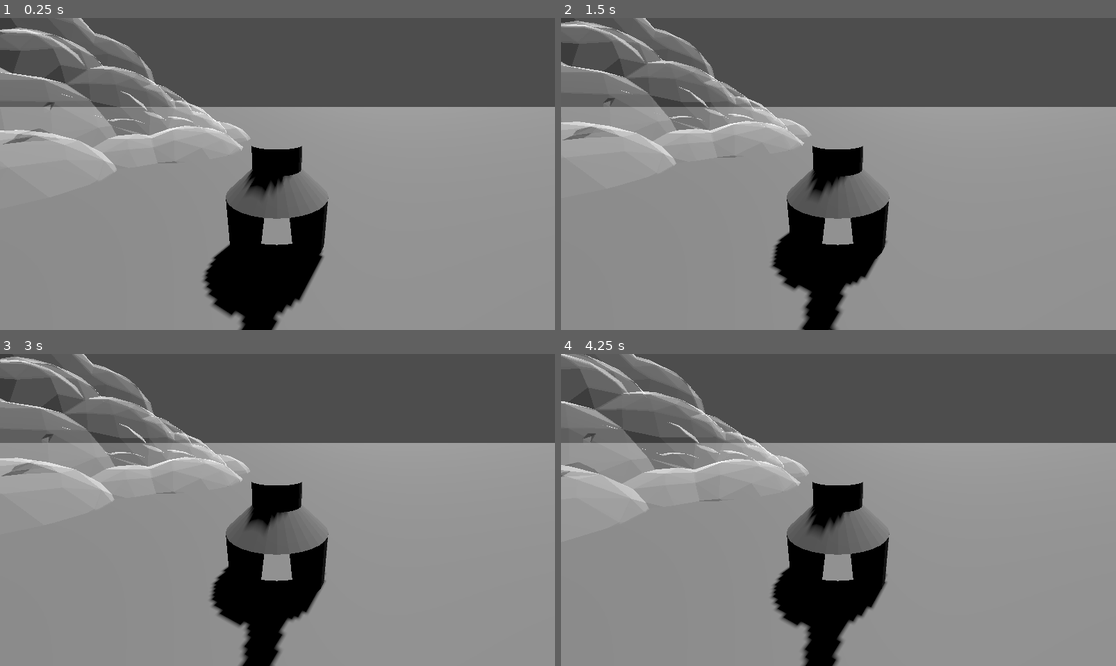
Above: before the commit, frames 1-4 (two rows, left to right).
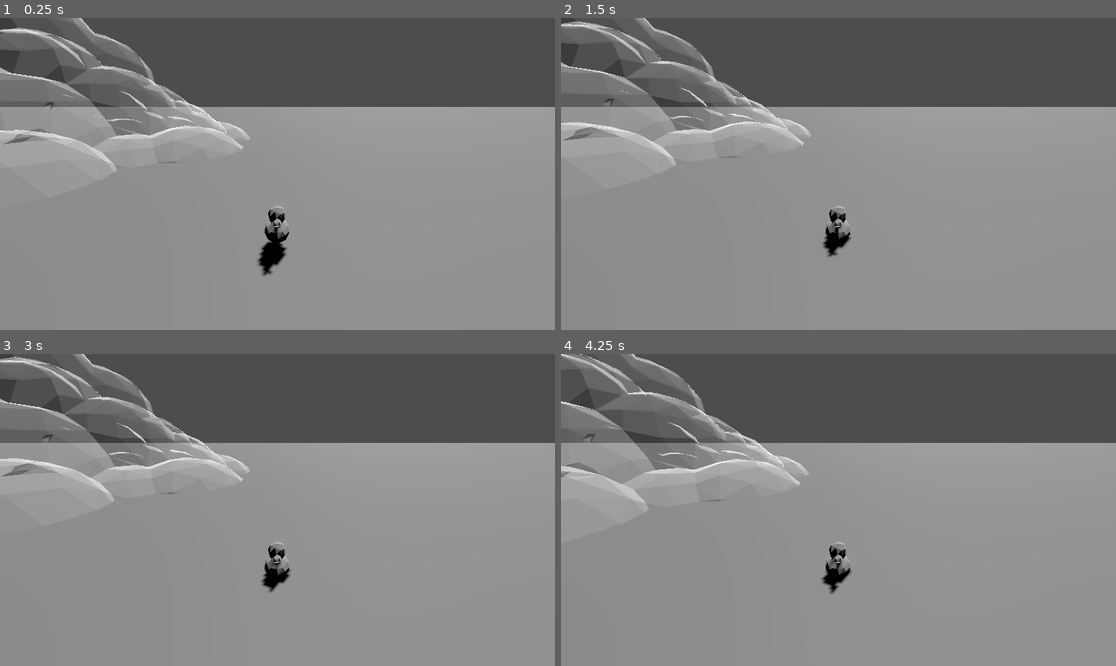
Above: after the commit, the same moments.

Repository: venajustin/globalGameJam25
Game: Godot game, scene res://scenes/world.tscn
The game is run twice, just before and just after one commit, with the same random seed, the same clock (stepped at 60 frames per second) and the same inputs. The project has no main scene, so this scene is started directly.
Inputs:
- Up to frame 1 (0.25 s): no input
- Up to frame 2 (1.5 s): hold Right (rotate_right) 0.53-1.28 s; tap Enter at 1.25 s; hold S (move_back) from 1.28 s (still down)
- Up to frame 3 (3 s): tap Space at 2 s; release S (move_back) at 2.03 s; hold Right (rotate_right) 2.03-2.78 s; tap Enter at 2.75 s; hold W (move_forward) from 2.78 s (still down)
- Up to frame 4 (4.25 s): release W (move_forward) at 3.53 s; hold Left (rotate_left) from 3.53 s (still down)

The runs differ from the first frame. In frame 1, 8.3% of the frame differs, in the area x 36-60%, y 40-100%; in frame 2, 8.0%; in frame 3, 8.1%; in frame 4, 8.1%.

Commit message:
reaarange files

Diff:
--- a/assets/models/Soap1.tscn
+++ b/scenes/Soap1.tscn
@@ -16,7 +16,6 @@
 shader = ExtResource("3_ygk6s")
 
 [node name="Soap1" type="Node3D"]
-transform = Transform3D(5.74633, 0, 0, 0, 5.74633, 0, 0, 0, 5.74633, 0, 0, 0)
 
 [node name="Soap" type="MeshInstance3D" parent="."]
 transform = Transform3D(0.99971, 0, 0, 0, 0.99971, 0, 0, 0, 0.99971, -0.0495847, 0.0146112, 0.214794)
--- a/scenes/ducky.tscn
+++ b/scenes/ducky.tscn
@@ -1,18 +1,19 @@
 [gd_scene load_steps=4 format=3 uid="uid://2g4r8qbfug68"]
 
 [ext_resource type="Script" path="res://scripts/ducky.gd" id="1_7kdm6"]
-[ext_resource type="ArrayMesh" uid="uid://brk3r37lg3xai" path="res://assets/models/standinDuck.obj" id="2_s2qa7"]
+[ext_resource type="ArrayMesh" uid="uid://ggiaim4aqin0" path="res://assets/models/Duckys/Normal_Ducky.obj" id="2_8y47v"]
 
-[sub_resource type="SphereShape3D" id="SphereShape3D_dmo7n"]
-radius = 2.8547
+[sub_resource type="CapsuleShape3D" id="CapsuleShape3D_d3q2q"]
+radius = 3.63966
+height = 11.2739
 
 [node name="Ducky" type="CharacterBody3D"]
 script = ExtResource("1_7kdm6")
 
 [node name="MeshInstance3D" type="MeshInstance3D" parent="."]
 transform = Transform3D(0.462635, 0, 0, 0, 0.462635, 0, 0, 0, 0.462635, 0, 0, 0)
-mesh = ExtResource("2_s2qa7")
+mesh = ExtResource("2_8y47v")
 
 [node name="Collider" type="CollisionShape3D" parent="."]
-transform = Transform3D(0.315073, 0, 0, 0, 0.315073, 0, 0, 0, 0.315073, 0, 0.906427, 0)
-shape = SubResource("SphereShape3D_dmo7n")
+transform = Transform3D(0.0614221, 0, 0, 0, -2.68485e-09, -0.0614221, 0, 0.0614221, -2.68485e-09, 0, 0.211586, 0)
+shape = SubResource("CapsuleShape3D_d3q2q")
--- a/scenes/world.tscn
+++ b/scenes/world.tscn
@@ -2,7 +2,7 @@
 
 [ext_resource type="PackedScene" uid="uid://cbsmmf3l48uut" path="res://scenes/water.tscn" id="1_hi4q1"]
 [ext_resource type="PackedScene" uid="uid://2g4r8qbfug68" path="res://scenes/ducky.tscn" id="2_q0b02"]
-[ext_resource type="PackedScene" uid="uid://bp57pugr1w5a5" path="res://assets/models/Soap1.tscn" id="3_8bjni"]
+[ext_resource type="PackedScene" uid="uid://bp57pugr1w5a5" path="res://scenes/Soap1.tscn" id="3_8bjni"]
 
 [node name="World" type="Node"]
 
--- a/scenes/world2.tscn
+++ b/scenes/world2.tscn
@@ -1,8 +1,7 @@
-[gd_scene load_steps=4 format=3 uid="uid://ckjrqyaybekxh"]
+[gd_scene load_steps=3 format=3 uid="uid://ckjrqyaybekxh"]
 
 [ext_resource type="PackedScene" uid="uid://cbsmmf3l48uut" path="res://scenes/water.tscn" id="1_erqmf"]
 [ext_resource type="PackedScene" uid="uid://2g4r8qbfug68" path="res://scenes/ducky.tscn" id="2_rwo4e"]
-[ext_resource type="PackedScene" uid="uid://bp57pugr1w5a5" path="res://assets/models/Soap1.tscn" id="3_u5hso"]
 
 [node name="World" type="Node"]
 
@@ -17,6 +16,3 @@
 
 [node name="Camera3D" type="Camera3D" parent="Ducky"]
 transform = Transform3D(1, 0, 0, 0, 0.948035, 0.318165, 0, -0.318165, 0.948035, 0.00858021, 2.44315, 3.45707)
-
-[node name="Soap4" parent="." instance=ExtResource("3_u5hso")]
-transform = Transform3D(5.74633, 0, 0, 0, 5.74633, 0, 0, 0, 5.74633, -15.2113, 0, -13.3036)
Not shown, added: assets/models/Duckys/Normal_Ducky.obj.import
Not shown, added: assets/models/Duckys/Robo_Ducky.obj.import
Not shown, added: assets/models/Duckys/Sniper_Ducky.obj.import
Not shown, added: assets/models/Duckys/Tank_Ducky.obj.import
Not shown, removed: notes/theme-announcement.md
